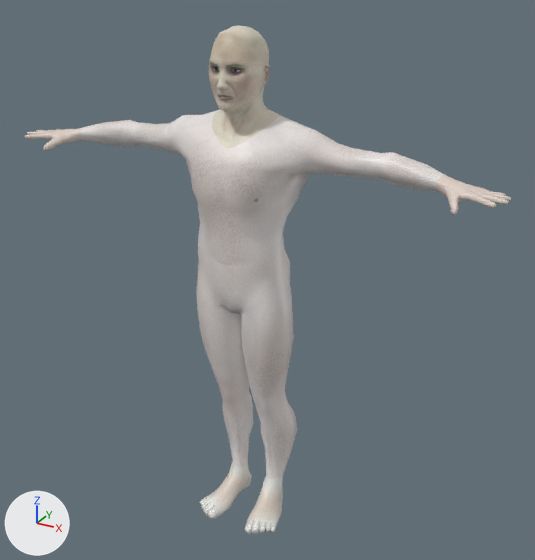
The COLLADA model modules/world/avatarbase/art/assets/models/collada/Avatars/MaleFacialAnimation/MaleSmile.dae as it was, and as the next commit left it.
Camera for both pictures: a camera (50 mm lens) standing at (0.0127, -0.02139, 0.02122) and looking at (0.00059, 0.00062, 0.01022). Arrows for +X, +Y and +Z are at lower left; the lights stay in place. Where no turn or scale is listed for an object, it has been applied to the vertices.

The first picture shows 'HeadGeo', 'LFootNude', 'LHand', 'LegsNude', 'RFootNude', 'RHand', 'TorsoNude'.
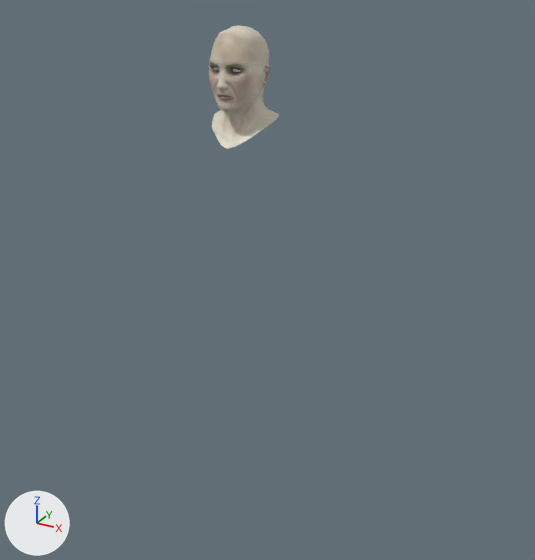
Boxes (x1, y1, x2, y2) around the edits, measured in the pictures (535 x 560 px):
```json
{"object": "TorsoNude", "change": "deleted", "before": [81, 109, 447, 265]}
{"object": "LegsNude", "change": "deleted", "before": [196, 244, 297, 479]}
{"object": "LFootNude", "change": "deleted", "before": [245, 474, 284, 534]}
{"object": "RFootNude", "change": "deleted", "before": [200, 459, 252, 520]}
{"object": "LHand", "change": "deleted", "before": [436, 175, 511, 215]}
{"object": "RHand", "change": "deleted", "before": [25, 127, 84, 151]}
```

The change, as JSON lines over the scene's bpy script:
```json
{"op": "remove", "block": "mat_headshader", "code": "mat_headshader.emission_color = (0.0142, 0.0142, 0.0142)  # black #202020"}
{"op": "remove", "block": "mat_headshader", "code": "mat_headshader.emission_strength = 1.0"}
{"op": "remove", "block": "ob_lhand", "code": ["ob_lhand = bpy.data.objects.new('LHand', me_lhandshape)", "ob_lhand.location = (0.0, 0.0, 0.0)"]}
{"op": "remove", "block": "ob_legsnude", "code": ["ob_legsnude = bpy.data.objects.new('LegsNude', me_legsnudeshape)", "ob_legsnude.location = (0.0, 0.0, 0.0)"]}
{"op": "remove", "block": "ob_torsonude", "code": ["ob_torsonude = bpy.data.objects.new('TorsoNude', me_torsonudeshape)", "ob_torsonude.location = (0.0, 0.0, 0.0)"]}
{"op": "remove", "block": "ob_lfootnude", "code": ["ob_lfootnude = bpy.data.objects.new('LFootNude', me_lfootnudeshape)", "ob_lfootnude.location = (0.0, 0.0, 0.0)"]}
{"op": "remove", "block": "ob_rfootnude", "code": ["ob_rfootnude = bpy.data.objects.new('RFootNude', me_rfootnudeshape)", "ob_rfootnude.location = (0.0, 0.0, 0.0)"]}
{"op": "remove", "block": "ob_rhand", "code": ["ob_rhand = bpy.data.objects.new('RHand', me_rhandshape)", "ob_rhand.location = (0.0, 0.0, 0.0)"]}
```
